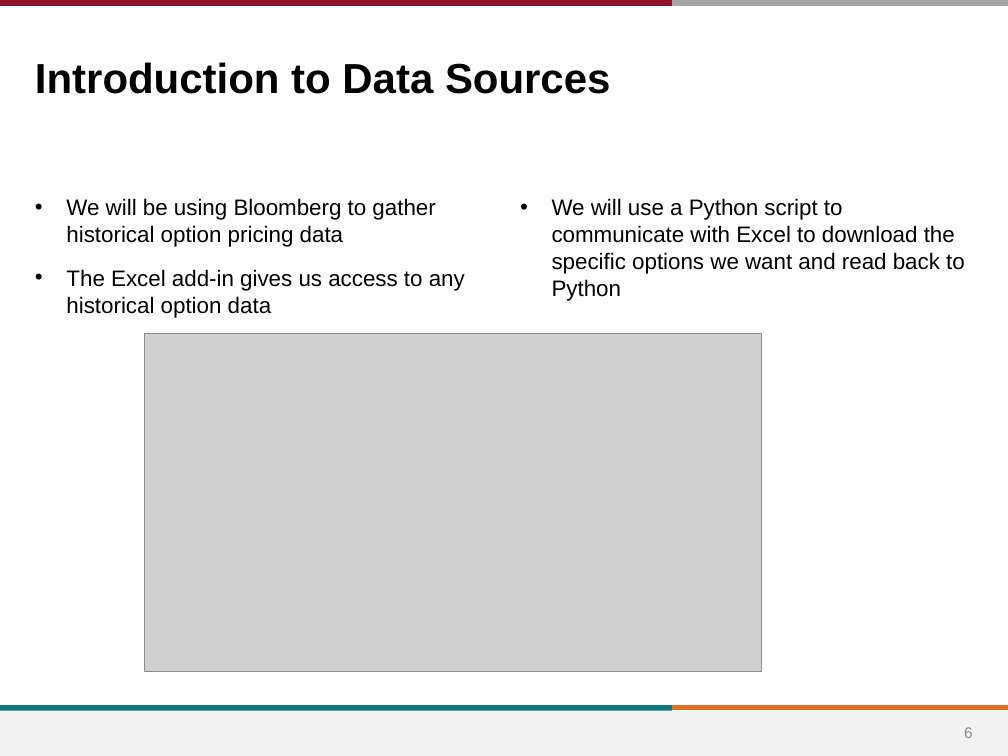
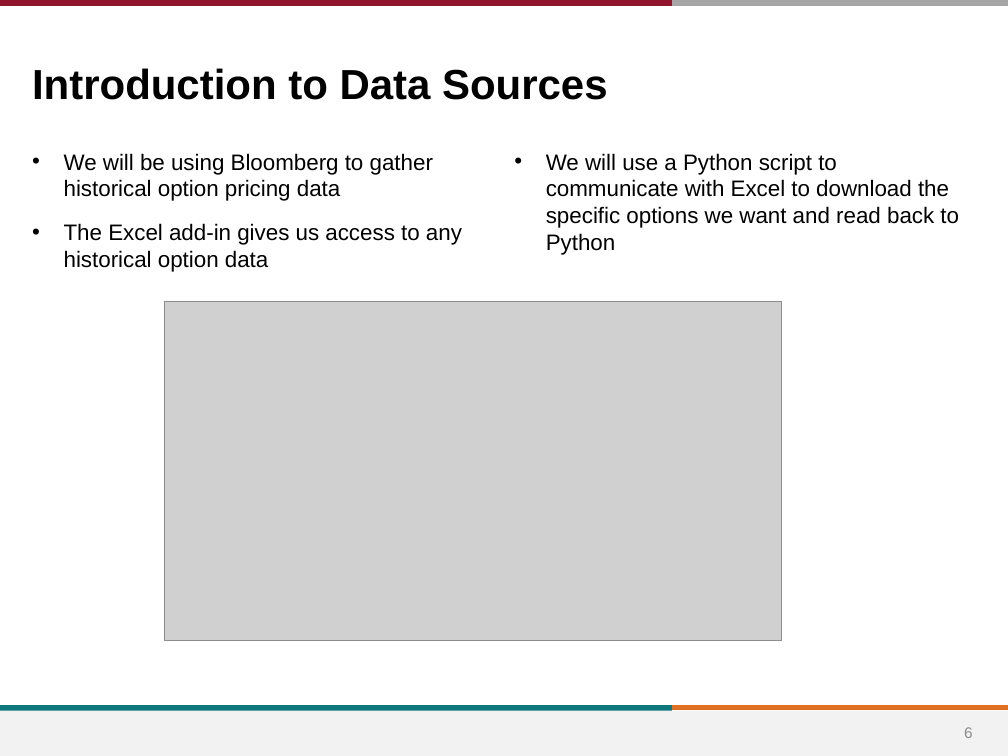
Before and after one commit to greggiordano12/MGT-411, a slide deck: slide 6 of Proposal/Options_Proposal.pptx. Drawn at 1008x756 pixels with LibreOffice and Linux fonts; fonts in the diff are those of the drawing; grey boxes stand for pictures; background and template pictures are left out. Boxes give left, top, right and bottom in pixels: in the first picture for what was removed or moved away, otherwise in the second. Text is boxed around its words. In the diff, an @@ line names an element or a change of style, - is before the commit and + after.

Commit message:
excelGen Working

```diff
--- a/Proposal/Options_Proposal.pptx
+++ b/Proposal/Options_Proposal.pptx
@@ title "Introduction to Data Sources" moved from (x1=35, y1=62, x2=611, y2=94) to (x1=32, y1=68, x2=608, y2=100) @@
@@ text "We will be using Bloomberg ..." moved from (x1=66, y1=198, x2=465, y2=318) to (x1=64, y1=153, x2=462, y2=272) @@
@@ text "We will use a Python ..." moved from (x1=552, y1=198, x2=965, y2=301) to (x1=546, y1=153, x2=959, y2=255) @@
@@ picture moved from (x1=145, y1=334, x2=762, y2=672) to (x1=164, y1=301, x2=781, y2=640) @@
```
Also in this commit, not shown: 6 other slides changed, 2 slides added, 3 slides removed, 9 other files.
